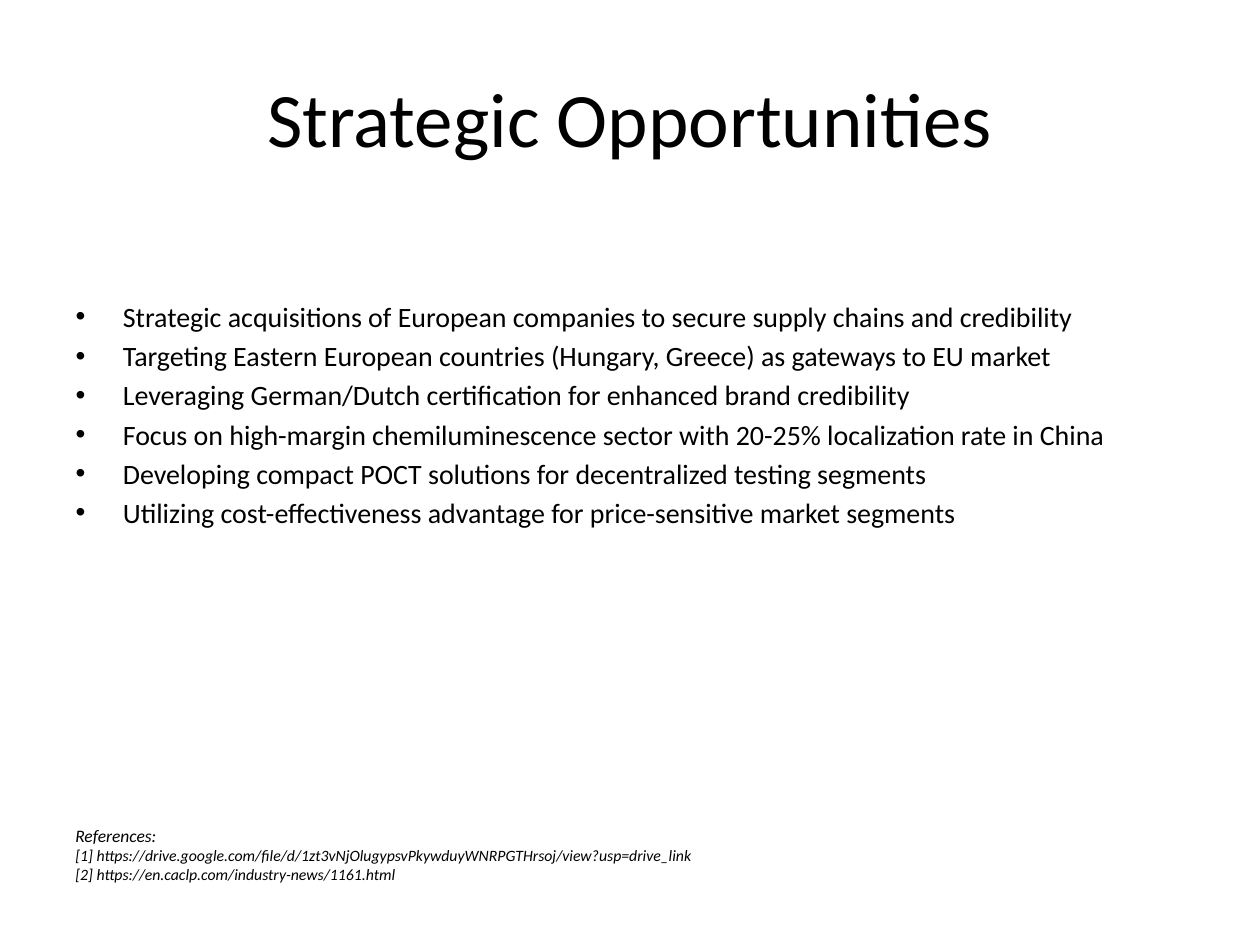
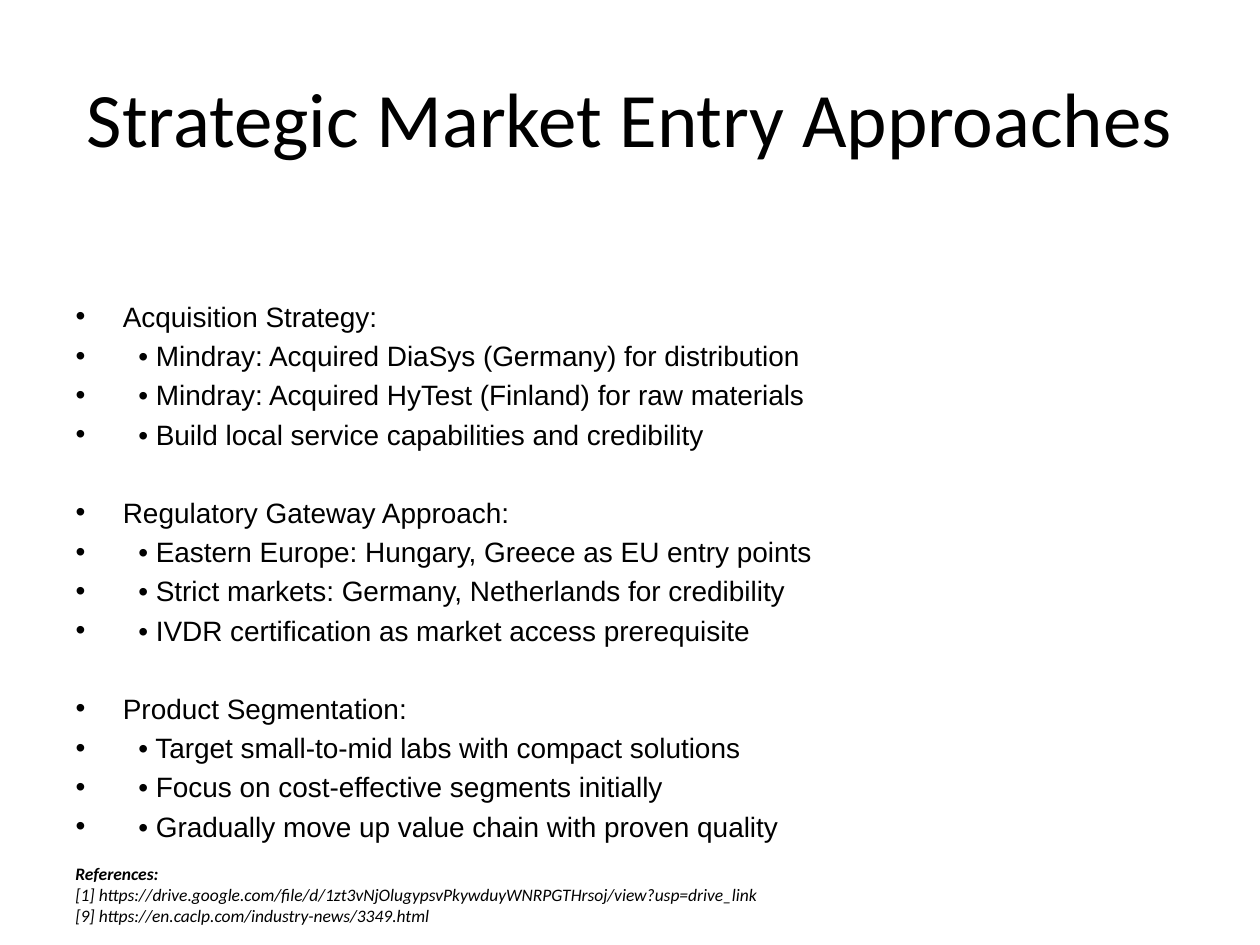
Before and after one commit to mariswarycharan/Desk_Research_Automation, a slide deck: slide 10 of ppts/european_ivd_market_analysis.pptx (slide 11 before the commit). Drawn at 1260x945 pixels with LibreOffice and Linux fonts; fonts in the diff are those of the drawing. Boxes give left, top, right and bottom in pixels: in the first picture for what was removed or moved away, otherwise in the second. Text is boxed around its words. In the diff, an @@ line names an element or a change of style, - is before the commit and + after.

```diff
--- a/ppts/european_ivd_market_analysis.pptx
+++ b/ppts/european_ivd_market_analysis.pptx
@@ title at (87, 93, 1172, 161): text changed @@
-Strategic Opportunities
+Strategic Market Entry Approaches
@@ text at (123, 306, 812, 842): text changed; font Calibri to Arial @@
-• Strategic acquisitions of European companies to secure supply chains and credibility
-• Targeting Eastern European countries (Hungary, Greece) as gateways to EU market
-• Leveraging German/Dutch certification for enhanced brand credibility
-• Focus on high-margin chemiluminescence sector with 20-25% localization rate in China
-• Developing compact POCT solutions for decentralized testing segments
-• Utilizing cost-effectiveness advantage for price-sensitive market segments
+• Acquisition Strategy:
+• • Mindray: Acquired DiaSys (Germany) for distribution
+• • Mindray: Acquired HyTest (Finland) for raw materials
+• • Build local service capabilities and credibility
+• Regulatory Gateway Approach:
+• • Eastern Europe: Hungary, Greece as EU entry points
+• • Strict markets: Germany, Netherlands for credibility
+• • IVDR certification as market access prerequisite
+• Product Segmentation:
+• • Target small-to-mid labs with compact solutions
+• • Focus on cost-effective segments initially
+• • Gradually move up value chain with proven quality
@@ text at (75, 868, 757, 904): bold on in "References:"; size 9 to 10 pt in "[1] https://drive.google.com/file/d/1zt3vNjOlugypsvPkywduyWN ..." @@
@@ text at (75, 909, 429, 925): text changed; size 9 to 10 pt @@
-[2] https://en.caclp.com/industry-news/1161.html
+[9] https://en.caclp.com/industry-news/3349.html
```
Also in this commit, not shown: 8 other slides changed, 6 slides added, 6 slides removed, 10 other files.
